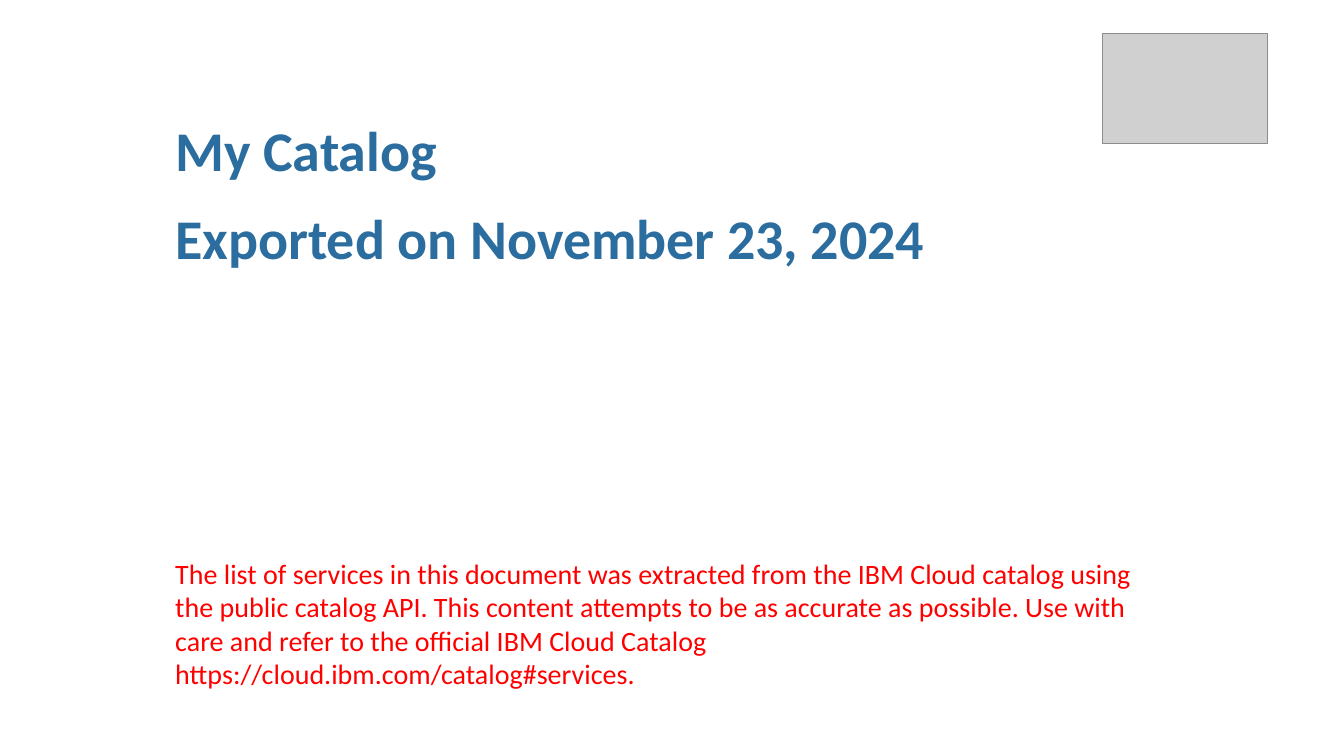
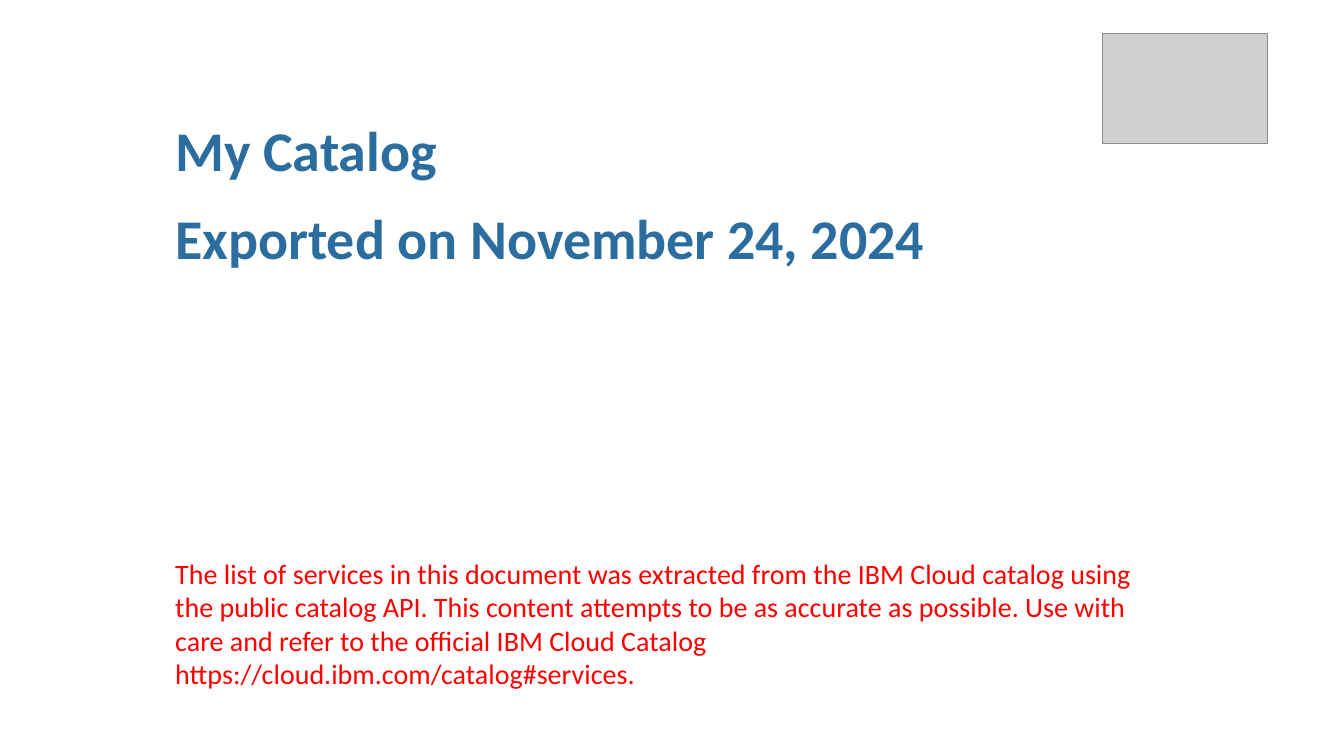
Before and after one commit to l2fprod/mycatalog, a slide deck: slide 1 of docs/generated/mycatalog.pptx. Drawn at 1344x756 pixels with LibreOffice and Linux fonts; fonts in the diff are those of the drawing; grey boxes stand for pictures. Boxes give left, top, right and bottom in pixels: in the first picture for what was removed or moved away, otherwise in the second. Text is boxed around its words. In the diff, an @@ line names an element or a change of style, - is before the commit and + after.

```diff
--- a/docs/generated/mycatalog.pptx
+++ b/docs/generated/mycatalog.pptx
@@ text at box(175, 219, 924, 268): text changed @@
-Exported on November 23, 2024
+Exported on November 24, 2024
```
Also in this commit, not shown: 8 other files.
